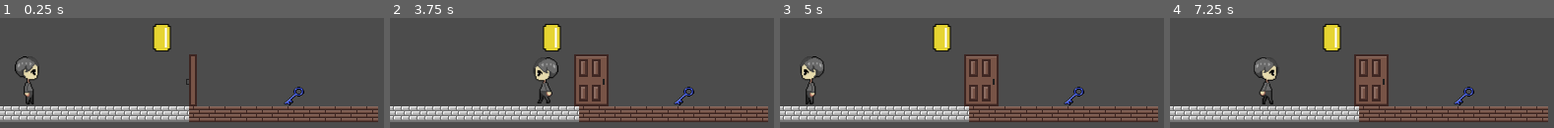
Above: before the commit, frames 1-4 (left to right).
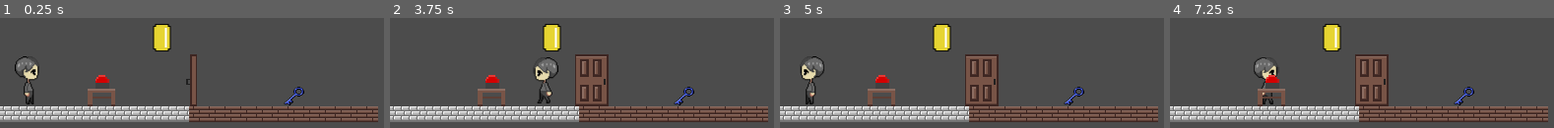
Above: after the commit, the same moments.

Repository: bkuon/Reverie
Game: Godot game, scene res://world.tscn
Same seed, same stepped clock (60 frames per second), same inputs: the game is played once before the commit and once after it.
Inputs:
- Up to frame 1 (0.25 s): no input
- Up to frame 2 (3.75 s): tap Enter at 0.5 s; hold Right (ui_right) 0.53-1.28 s; tap Z every 0.75 s from 0.6 to 3.6 s; hold Left (ui_left) 1.28-2.03 s; hold Right (ui_right) 2.03-3.53 s; hold Left (ui_left) from 3.53 s (still down)
- Up to frame 3 (5 s): keep holding Left (ui_left); tap Z at 4.35 s
- Up to frame 4 (7.25 s): tap Z at 5.1, 5.85, 6.6 s; tap Space at 5.75 s; release Left (ui_left) at 5.78 s; hold Right (ui_right) from 5.78 s (still down)

The runs differ from the first frame. In frame 1, 1.1% of the frame differs, in the area x 22-52%, y 33-81%; in frame 2, 1.4%; in frame 3, 1.4%; in frame 4, 1.5%, in the area x 22-57%, y 33-81%.

Commit message:
Added button, table, working on unlocking

Diff:
--- a/Globals.gd
+++ b/Globals.gd
@@ -6,6 +6,7 @@
 
 var popup = null
 var canvas_layer = null
+var unlocked = false
 
 # Called when the node enters the scene tree for the first time.
 func _ready():
--- /dev/null
+++ b/button.gd
@@ -0,0 +1,18 @@
+extends StaticBody2D
+
+var pressed = false
+#onready var door = get_tree().get_root().get_node("World/doorObject/doorObj")
+#onready var globals = get_node("Globals.gd")
+#var unlocked = globals.unlocked
+
+func _input(event):
+	if event is InputEventKey:
+		if event.pressed and event.scancode == KEY_Z:
+			var bodies = $table_button.get_overlapping_bodies()
+			for b in bodies:
+				if b.name == "MC_Sprite":
+					print("Button press")
+					$table_button/button.play("pressIn")
+					if pressed == false:
+						#globals.unlocked = true
+						pressed == true
--- a/door.gd
+++ b/door.gd
@@ -1,6 +1,9 @@
 extends Node
 
 var open = false
+onready var globals = get_node("/root/Globals")
+#var unlocked = globals.unlocked
+var unlocked = true
 var dooropen = preload("res://images/Items/dooropen.png")
 var doorclosed = preload("res://images/Items/doorclosed.png")
 
@@ -12,15 +15,15 @@
 			var bodies = $doorObj.get_overlapping_bodies()
 			for b in bodies:
 				if b.name == "MC_Sprite":
-					open = !open
-					if open == true:
-						door.texture = dooropen
-						$doorObj.collision_layer = 2 #change collision layer so it no longer colides
-					elif open == false:
-						door.texture = doorclosed
-						$doorObj.collision_layer = 1 #change collision layer so it collides
-
-
+					#print(unlocked)
+					if unlocked == true:
+						open = !open
+						if open == true:
+							door.texture = dooropen
+							$doorObj.collision_layer = 2 #change collision layer so it no longer colides
+						elif open == false:
+							door.texture = doorclosed
+							$doorObj.collision_layer = 1 #change collision layer so it collides
 
 
 func _on_door_body_entered(body):
--- a/world.tscn
+++ b/world.tscn
@@ -10,6 +10,13 @@
 [ext_resource path="res://images/Items/doorclosed.png" type="Texture" id=8]
 [ext_resource path="res://images/Items/Coin.png" type="Texture" id=9]
 [ext_resource path="res://images/tilesets/basic.tres" type="TileSet" id=10]
+[ext_resource path="res://button.gd" type="Script" id=11]
+[ext_resource path="res://images/Items/table1.png" type="Texture" id=12]
+[ext_resource path="res://images/Items/Button/button1.png" type="Texture" id=13]
+[ext_resource path="res://images/Items/Button/button2.png" type="Texture" id=14]
+[ext_resource path="res://images/Items/Button/button3.png" type="Texture" id=15]
+[ext_resource path="res://images/Items/Button/button5.png" type="Texture" id=16]
+[ext_resource path="res://images/Items/Button/button4.png" type="Texture" id=17]
 
 [sub_resource type="SpriteFrames" id=1]
 animations = [ {
@@ -36,6 +43,17 @@
 [sub_resource type="RectangleShape2D" id=5]
 extents = Vector2( 11.0656, 15.163 )
 
+[sub_resource type="SpriteFrames" id=6]
+animations = [ {
+"frames": [ ExtResource( 13 ), ExtResource( 14 ), ExtResource( 15 ), ExtResource( 16 ), ExtResource( 17 ), ExtResource( 14 ), ExtResource( 13 ) ],
+"loop": false,
+"name": "pressIn",
+"speed": 40.0
+} ]
+
+[sub_resource type="RectangleShape2D" id=7]
+extents = Vector2( 20.8072, 15.8378 )
+
 [node name="World" type="Node"]
 
 [node name="MC_Sprite" type="KinematicBody2D" parent="." groups=[
@@ -58,6 +76,7 @@
 [node name="keyObject" type="RigidBody2D" parent="." groups=[
 "inventoryItem",
 ]]
+editor/display_folded = true
 collision_layer = 2
 collision_mask = 2
 gravity_scale = 0.0
@@ -80,22 +99,22 @@
 position = Vector2( 1.55856, 2.81018 )
 shape = SubResource( 3 )
 
-[node name="StaticBody2D" type="StaticBody2D" parent="."]
+[node name="doorObject" type="StaticBody2D" parent="."]
 script = ExtResource( 7 )
 
-[node name="doorObj" type="Area2D" parent="StaticBody2D"]
-position = Vector2( 357.193, 344.806 )
+[node name="doorObj" type="Area2D" parent="doorObject"]
+position = Vector2( 357.928, 344.806 )
 gravity_point = true
 gravity_vec = Vector2( 0, 0 )
 
-[node name="doorSprite" type="Sprite" parent="StaticBody2D/doorObj"]
+[node name="doorSprite" type="Sprite" parent="doorObject/doorObj"]
 position = Vector2( -164.894, 60.6919 )
 scale = Vector2( 1.82697, 1.66617 )
 z_index = -1
 texture = ExtResource( 8 )
 
-[node name="CollisionShape2D" type="CollisionShape2D" parent="StaticBody2D/doorObj"]
-position = Vector2( -160.249, 59.5422 )
+[node name="CollisionShape2D" type="CollisionShape2D" parent="doorObject/doorObj"]
+position = Vector2( -160.984, 61.0124 )
 shape = SubResource( 4 )
 
 [node name="Coin" type="Node2D" parent="."]
@@ -117,4 +136,29 @@
 cell_quadrant_size = 25
 format = 1
 tile_data = PoolIntArray( 1769472, 1, 0, 1769473, 1, 0, 1769474, 1, 0, 1769475, 1, 0, 1769476, 1, 0, 1769477, 1, 0, 176 …(267 unchanged characters)…
-[connection signal="body_entered" from="StaticBody2D/doorObj" to="StaticBody2D" method="_on_door_body_entered"]
+
+[node name="button" type="StaticBody2D" parent="."]
+script = ExtResource( 11 )
+
+[node name="table_button" type="Area2D" parent="button"]
+collision_layer = 2
+__meta__ = {
+"_edit_group_": true
+}
+
+[node name="table1" type="Sprite" parent="button/table_button"]
+position = Vector2( 102.251, 416.157 )
+scale = Vector2( 2.14858, 2.01075 )
+texture = ExtResource( 12 )
+
+[node name="button" type="AnimatedSprite" parent="button/table_button"]
+position = Vector2( 101.83, 398.051 )
+scale = Vector2( 1.74634, 1.99512 )
+frames = SubResource( 6 )
+animation = "pressIn"
+
+[node name="CollisionShape2D" type="CollisionShape2D" parent="button/table_button"]
+position = Vector2( 104.258, 415.99 )
+z_index = 2
+shape = SubResource( 7 )
+[connection signal="body_entered" from="doorObject/doorObj" to="doorObject" method="_on_door_body_entered"]
Binary file added: images/Items/Button/button1.png
Not shown, added: images/Items/Button/button1.png.import
Binary file added: images/Items/Button/button2.png
Not shown, added: images/Items/Button/button2.png.import
Binary file added: images/Items/Button/button3.png
Not shown, added: images/Items/Button/button3.png.import
Binary file added: images/Items/Button/button4.png
Not shown, added: images/Items/Button/button4.png.import
Binary file added: images/Items/Button/button5.png
Not shown, added: images/Items/Button/button5.png.import
Binary file added: images/Items/table1.png
Not shown, added: images/Items/table1.png.import
(and 1 more such lines)
